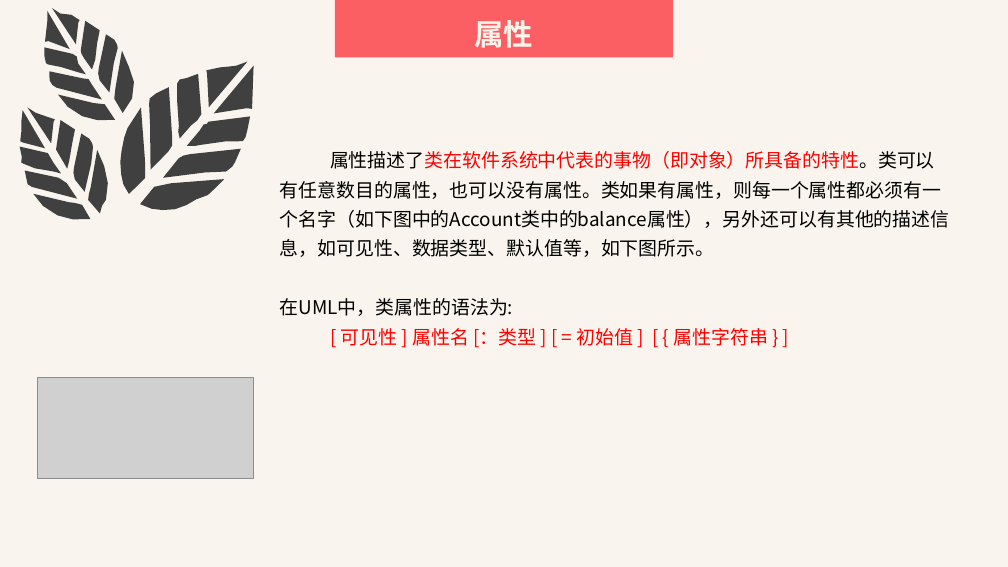
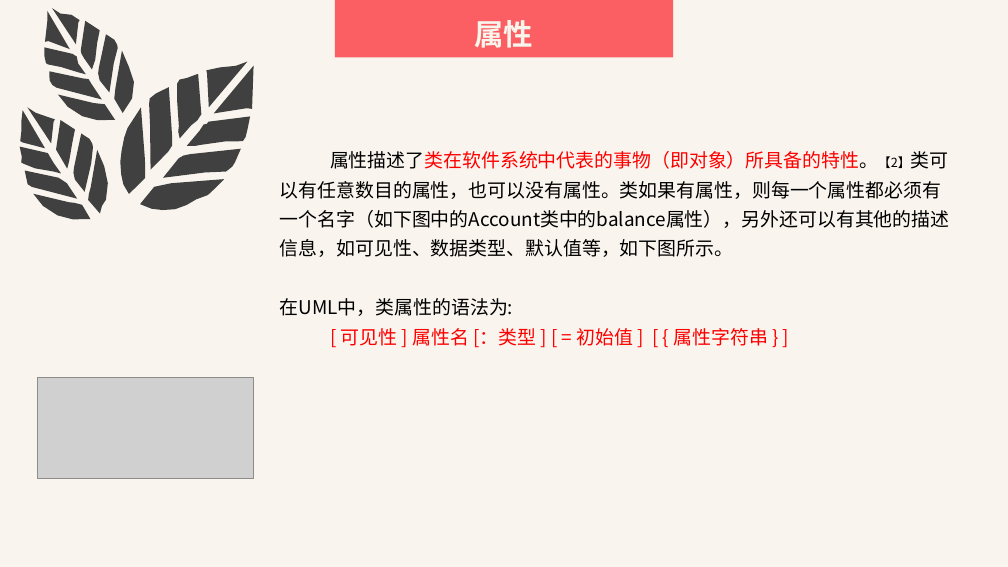
Before and after one commit to SarielX98/PRD2018G14, a slide deck: slide 18 of 受控文档/PPT/PRD2018-G14-UML基础I.pptx. Drawn at 1008x567 pixels with LibreOffice and Linux fonts; fonts in the diff are those of the drawing; grey boxes stand for pictures. Boxes give left, top, right and bottom in pixels: in the first picture for what was removed or moved away, otherwise in the second. Text is boxed around its words. In the diff, an @@ line names an element or a change of style, - is before the commit and + after.

```diff
--- a/受控文档/PPT/PRD2018-G14-UML基础I.pptx
+++ b/受控文档/PPT/PRD2018-G14-UML基础I.pptx
@@ text at [280, 151, 950, 257]: text changed @@
-属性描述了类在软件系统中代表的事物（即对象）所具备的特性。类可以有任意数目的属性，也可以没有属性。类如果有属性，则每一个属性都必须有一个名字（如下图中的Account类中的balance属性），另外还可以有其他的描述信息，如可见性、数据类型、默认值等，如下图所示。
+属性描述了类在软件系统中代表的事物（即对象）所具备的特性。【2】类可以有任意数目的属性，也可以没有属性。类如果有属性，则每一个属性都必须有一个名字（如下图中的Account类中的balance属性），另外还可以有其他的描述信息，如可见性、数据类型、默认值等，如下图所示。
```
Also in this commit, not shown: 45 other slides changed.
